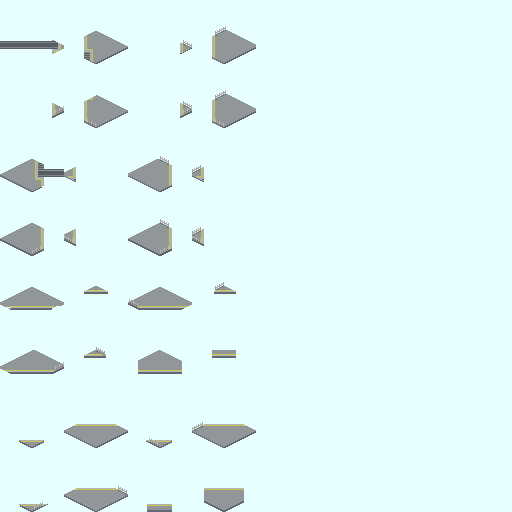
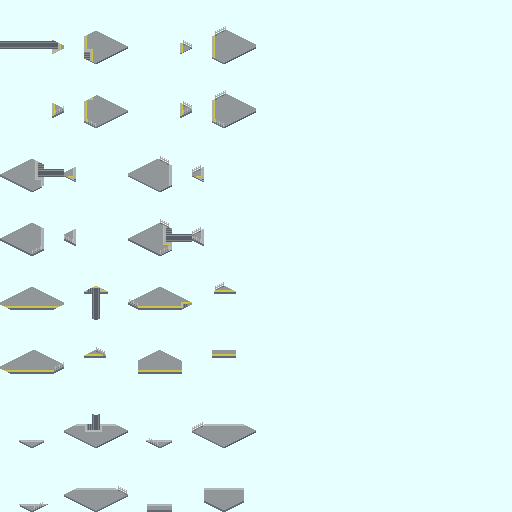
Before/after of a (512, 512) layered artwork. What changed in the layer stack:
added group "[41]@" with 2 layers in group "Up" over [85, 414, 102, 432]
added layer "FootBase #1" in group "[41]@" over [92, 414, 100, 424]
moved "[41]" into group "[41]@", painted on it over [85, 424, 102, 432]
added layer "貼り付けられたレイヤー #4" in group "[34]" over [181, 302, 192, 308]
hid "[34a]" over [181, 302, 192, 308]
added group "[33]@" with 2 layers in group "Down" over [86, 286, 102, 320]
moved "[33]" into group "[33]@", painted on it over [86, 286, 102, 294]
added layer "貼り付けられたレイヤー #1" in group "[33]@" over [92, 294, 100, 320]
painted on "[32]" over [4, 306, 60, 310]
added group "[30]@" with 4 layers in group "Left" over [160, 225, 192, 255]
added group "[24]@ コピー" with 3 layers in group "[30]@" over [160, 225, 192, 255]
added layer "FootBase コピー #1" in group "[24]@ コピー" over [163, 225, 192, 245]
added layer "[24] #1" in group "[24]@ コピー" over [160, 225, 172, 255]
moved "[30]" into group "[24]@ コピー" over [160, 225, 172, 255]
